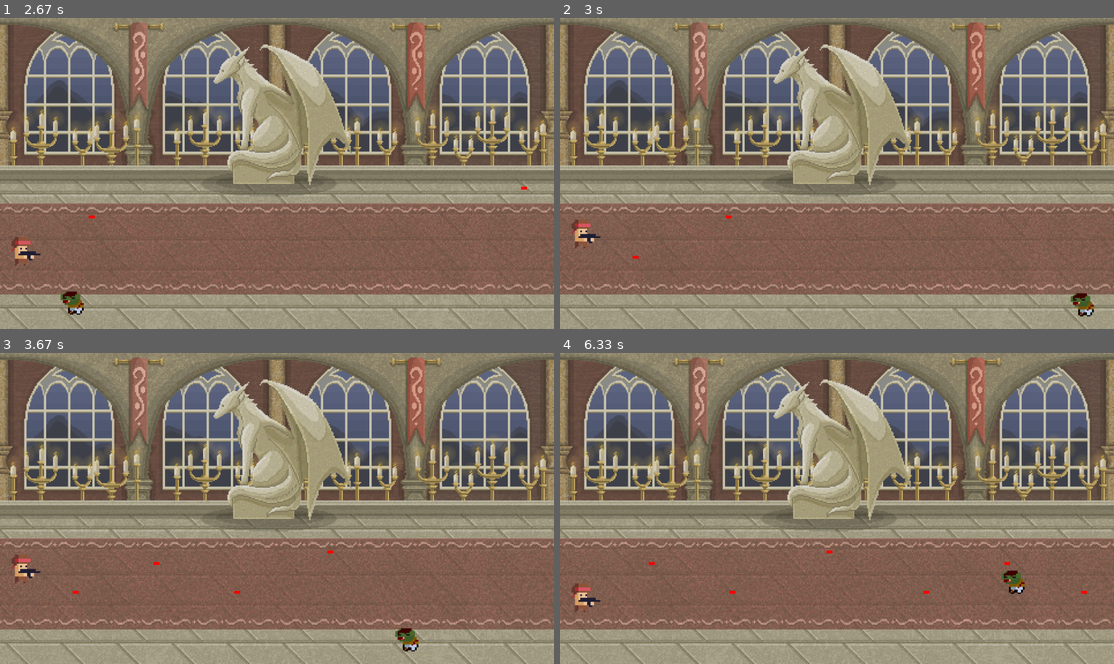
Above: before the commit, frames 1-4 (two rows, left to right).
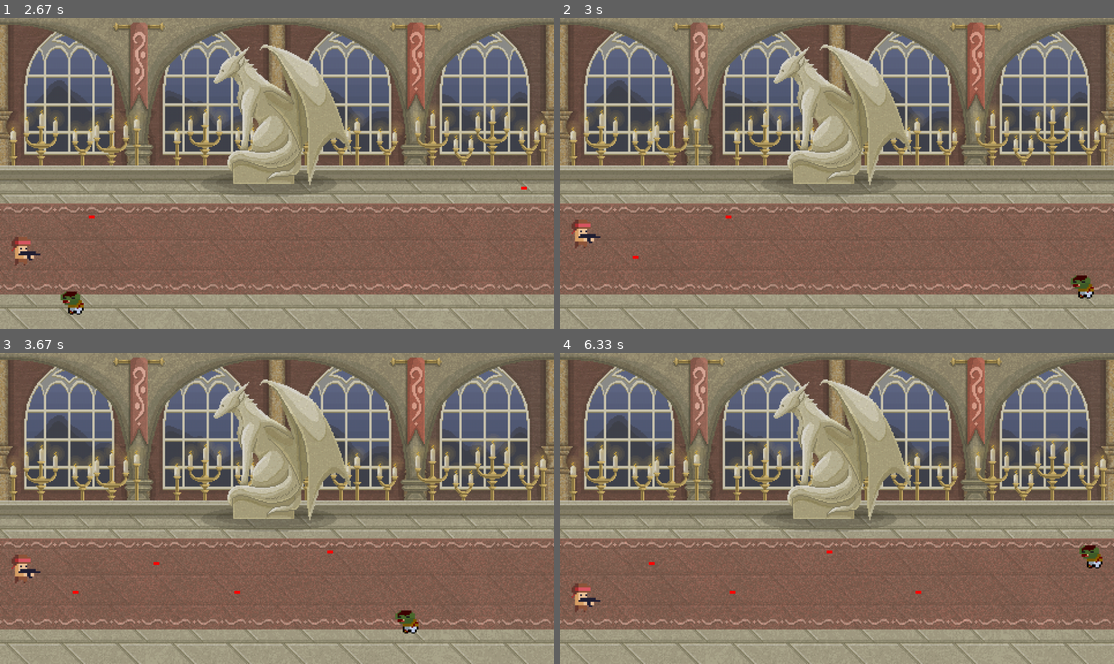
Above: after the commit, the same moments.

Repository: gugaprado10/game-project
Game: pygame game, started from import pygame.py
Two runs of this game, one before a commit and one after it. Both use one fixed random seed, a clock stepped at 60 frames per second and the inputs below.
Inputs:
- Up to frame 1 (2.67 s): tap Space at 0.33, 0.67, 2.47 s; hold Down 1.5-1.97 s; hold Up 2-2.37 s; hold Down from 2.4 s (still down)
- Up to frame 2 (3 s): release Down at 2.77 s; hold Up from 2.8 s (still down); tap Space at 2.87 s
- Up to frame 3 (3.67 s): release Up at 3.1 s; hold Down 3.13-3.43 s; tap Space at 3.2, 3.53 s; hold Up from 3.47 s (still down)
- Up to frame 4 (6.33 s): release Up at 3.83 s; hold Down 3.87-4.23 s; tap Space at 3.93, 4.33, 4.67, 5, 5.4, 5.8, 6.13 s; hold Up 4.27-4.57 s; hold Down 4.6-4.9 s; hold Up 4.93-5.3 s; hold Down 5.33-5.7 s; hold Up 5.73-6.03 s; hold Down from 6.07 s (still down)

Frame 1 is identical in both runs. In frame 2, 0.4% of the frame differs, in the area x 92-97%, y 82-97%; in frame 3, 0.4%; in frame 4, 0.5%, in the area x 64-98%, y 61-78%.

Commit message:
add collision

Diff:
--- a/import pygame.py
+++ b/import pygame.py
@@ -8,6 +8,8 @@
 ZOMBIE_VELOCITY = 5
 BULLET_VEL = 7
 RED = (255,0,0)
+
+ZOMBIE_HIT = pygame.USEREVENT + 1
 
 pygame.init()
 SCREENWIDTH = 960
@@ -44,10 +46,15 @@
     if keys_pressed[pygame.K_DOWN] and player.y + PLAYER_VELOCITY + player.height < SCREENHEIGHT:
         player.y += PLAYER_VELOCITY
 
-def handle_bullets (player_bullets, player):
+def handle_bullets (player_bullets, player, zombie):
     for bullet in player_bullets:
         bullet.x += BULLET_VEL
-        if bullet.x > SCREENWIDTH:
+        if zombie.colliderect(bullet):
+            pygame.event.post(pygame.event.Event(ZOMBIE_HIT))
+            player_bullets.remove(bullet)
+            zombie.x = 900
+            zombie.y = random.randrange(270, 500)
+        elif bullet.x > SCREENWIDTH:
             player_bullets.remove(bullet)
 
 def main():
@@ -78,7 +85,7 @@
 
         if zombie.x <= 20:
             zombie.x = 900
-            zombie.y = random.randrange(270, 540)
+            zombie.y = random.randrange(270, 500)
             player_health -= 1
 
         if player_health == 0:
@@ -86,7 +93,7 @@
         keys_pressed = pygame.key.get_pressed()
 
         player_movement(keys_pressed, player)
-        handle_bullets(player_bullets, player)
+        handle_bullets(player_bullets, player, zombie)
         draw_window(player, player_bullets, zombie)
 
 
